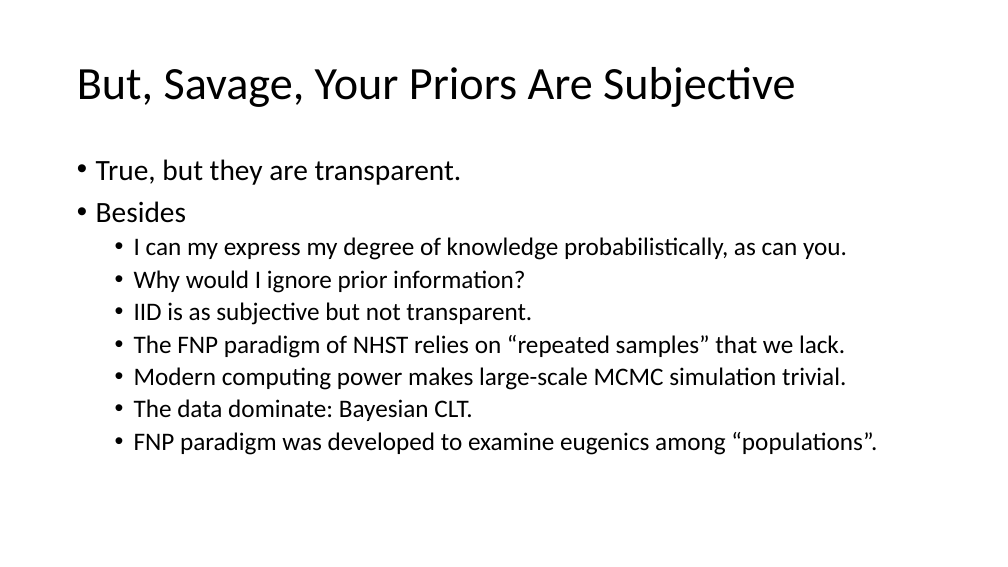
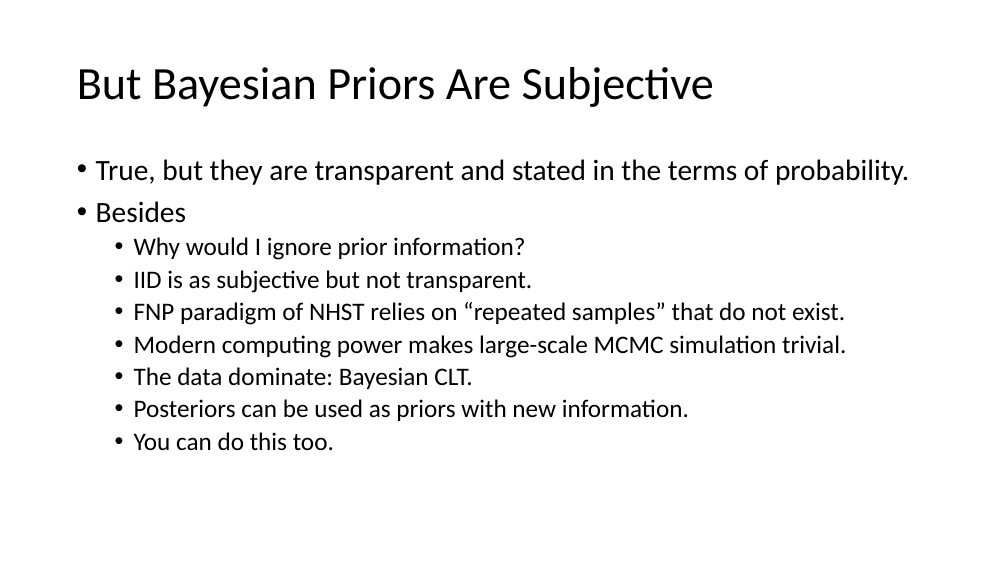
Before and after one commit to thsavage/Public-Presentations, a slide deck: slide 16 of It Ain't AI.pptx. Drawn at 1008x567 pixels with LibreOffice and Linux fonts; fonts in the diff are those of the drawing. Boxes give left, top, right and bottom in pixels: in the first picture for what was removed or moved away, otherwise in the second. Text is boxed around its words. In the diff, an @@ line names an element or a change of style, - is before the commit and + after.

```diff
--- a/It Ain't AI.pptx
+++ b/It Ain't AI.pptx
@@ title at bbox=[77, 67, 714, 107]: text changed @@
-But, Savage, Your Priors Are Subjective
+But Bayesian Priors Are Subjective
@@ text at bbox=[96, 159, 909, 185]: text changed @@
-• True, but they are transparent.
+• True, but they are transparent and stated in the terms of probability.
@@ text at bbox=[134, 237, 847, 260]: paragraph removed @@
-  • I can my express my degree of knowledge probabilistically, as can you.
@@ text at bbox=[134, 302, 845, 325]: text changed @@
-  • The FNP paradigm of NHST relies on “repeated samples” that we lack.
+  • FNP paradigm of NHST relies on “repeated samples” that do not exist.
@@ text at bbox=[134, 399, 689, 451]: text changed @@
-  • FNP paradigm was developed to examine eugenics among “populations”.
+  • Posteriors can be used as priors with new information.
+  • You can do this too.
```
Also in this commit, not shown: 10 other slides changed.
